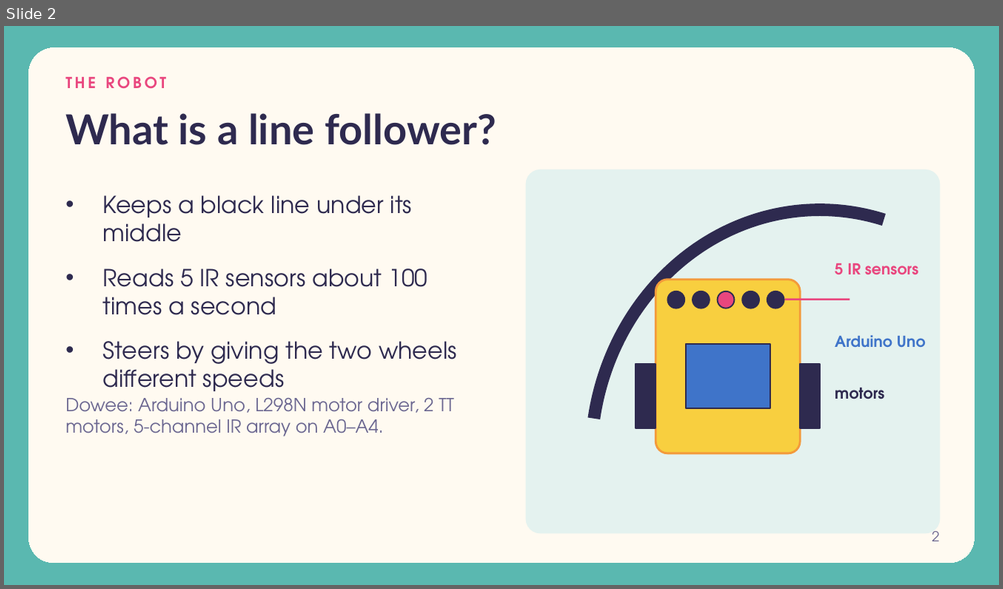
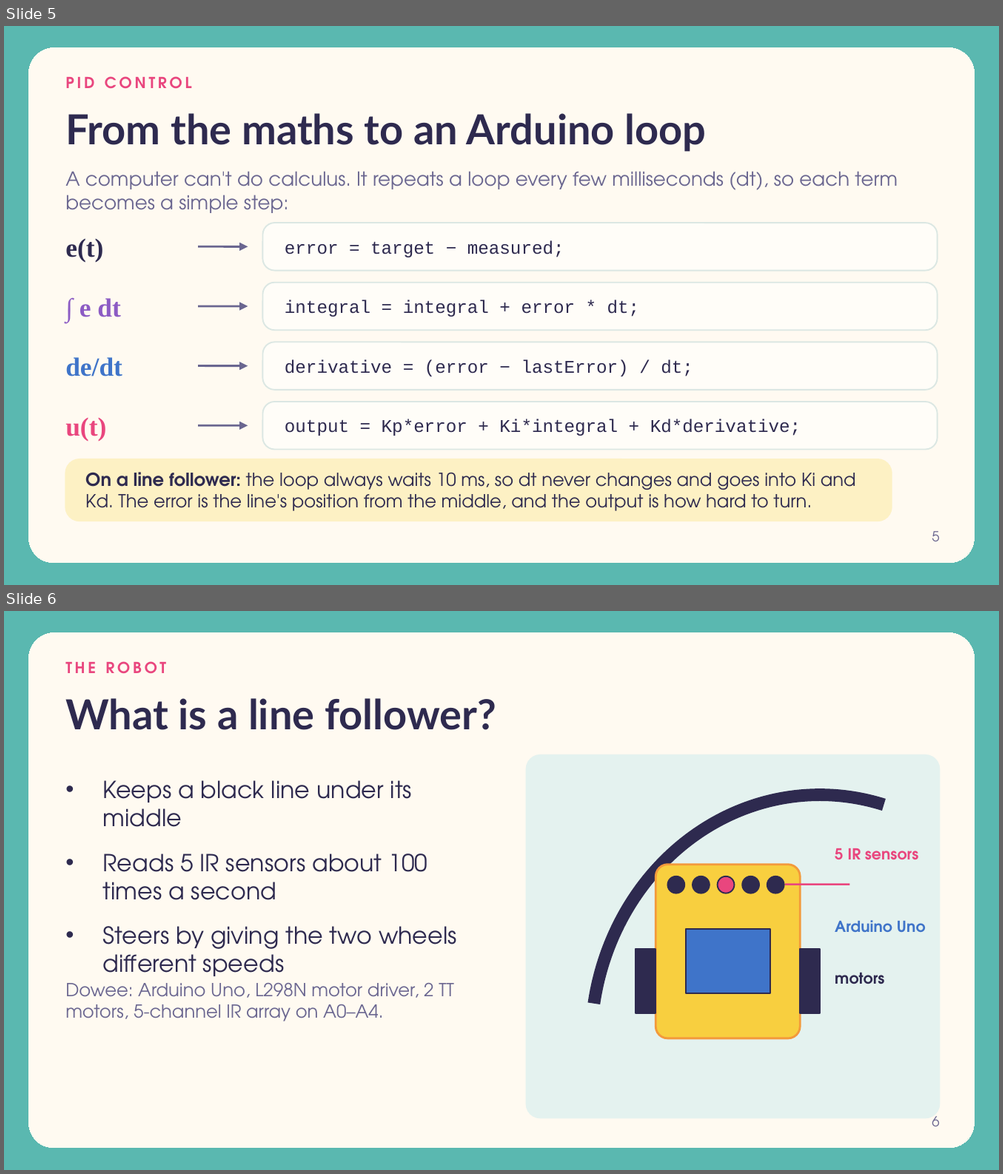
Before and after one commit to crepe34/DOWEE, a slide deck: docs/line-follower-intro.pptx. Shown one above the other, each under a label of ours: slide 2 before the commit, slides 5 and 6 after it. The pictures are 1003x589 and 1003x1174 pixels, drawn with LibreOffice and Linux fonts; fonts in the diff are those of the drawing. Boxes give left, top, right and bottom in pixels: in the first picture for what was removed or moved away, otherwise in the second. Text is boxed around its words. In the diff, an @@ line names an element or a change of style, - is before the commit and + after.

```diff
--- a/docs/line-follower-intro.pptx
+++ b/docs/line-follower-intro.pptx
@@ slide 5 added at [4, 26, 999, 585], background #5AB8B0; not listed: 1 template element that a slide beside it also shows @@
@@ text added at [65, 76, 192, 89], 11 pt, text #E9467E, bold @@
+PID CONTROL
@@ title added at [65, 113, 706, 152], 30 pt, text #2E2A4F, bold @@
+From the maths to an Arduino loop
@@ text added at [65, 171, 897, 213], 14 pt, text #6A6690 @@
+A computer can't do calculus. It repeats a loop every few milliseconds (dt), so each term becomes a simple step:
@@ rounded rectangle added at [262, 223, 937, 271], fill #FFFDF8, outline #DBE7E3 1 pt @@
@@ text added at [65, 238, 103, 262], 19 pt, text #2E2A4F, bold @@
+e(t)
@@ arrow added from (198, 247) to (247, 247), #6A6690 1.5 pt @@
@@ text added at [284, 241, 564, 258], 13 pt, text #2E2A4F @@
+error = target − measured;
@@ rounded rectangle added at [262, 283, 937, 330], fill #FFFDF8, outline #DBE7E3 1 pt @@
@@ text added at [79, 298, 120, 318], 19 pt, text #8C5BC4, bold @@
+∫ e dt
@@ arrow added from (198, 306) to (247, 306), #6A6690 1.5 pt @@
@@ text added at [284, 300, 640, 317], 13 pt, text #2E2A4F @@
+integral = integral + error * dt;
@@ text added at [65, 358, 122, 377], 19 pt, text #3F74C9, bold @@
+de/dt
@@ rounded rectangle added at [262, 342, 937, 390], fill #FFFDF8, outline #DBE7E3 1 pt @@
@@ arrow added from (198, 366) to (247, 366), #6A6690 1.5 pt @@
@@ text added at [284, 360, 693, 377], 13 pt, text #2E2A4F @@
+derivative = (error − lastError) / dt;
@@ rounded rectangle added at [262, 402, 937, 450], fill #FFFDF8, outline #DBE7E3 1 pt @@
@@ text added at [65, 418, 106, 441], 19 pt, text #E9467E, bold @@
+u(t)
@@ text added at [284, 420, 800, 436], 13 pt, text #2E2A4F @@
+output = Kp*error + Ki*integral + Kd*derivative;
@@ arrow added from (198, 426) to (247, 426), #6A6690 1.5 pt @@
@@ rounded rectangle added at [65, 460, 891, 521], fill #FDF1C4, outline #FDF1C4 1 pt @@
@@ text added at [85, 472, 856, 511], 13 pt, text #2E2A4F @@
+On a line follower: the loop always waits 10 ms, so dt never changes and goes into Ki and Kd. The error is the line's position from the middle, and the output is how hard to turn.
@@ page number added at [931, 531, 939, 542], 10 pt, text #6A6690 @@
+5
@@ what was slide 2 is now slide 6 @@
@@ page number at [931, 1116, 939, 1127]: text changed @@
-2
+6
```
Also in this commit, not shown: 2 slides changed, 3 other slides added.
